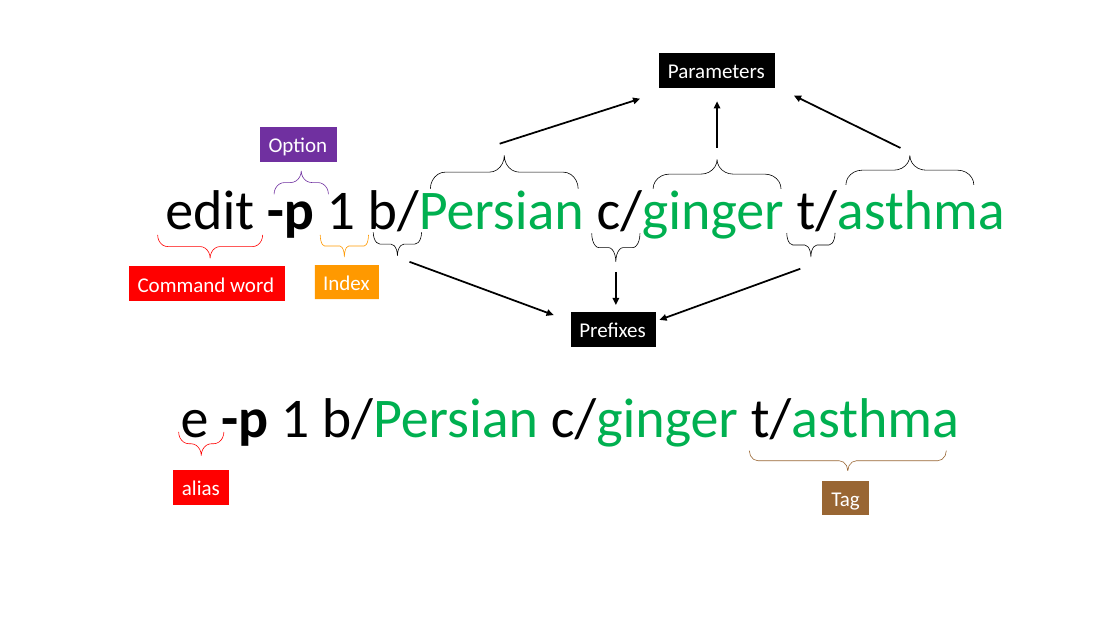
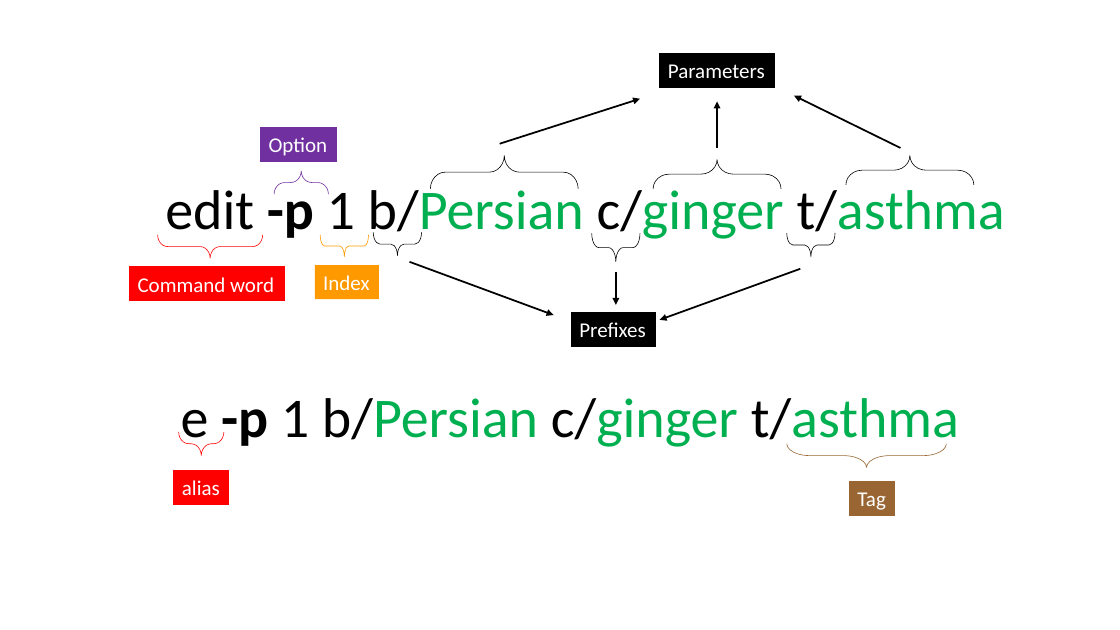
Before and after one commit to nus-cs2103-AY1718S2/addressbook-level4, a slide deck: slide 1 of docs/diagrams/command syntax.pptx. Drawn at 1120x630 pixels with LibreOffice and Linux fonts; fonts in the diff are those of the drawing. Boxes give left, top, right and bottom in pixels: in the first picture for what was removed or moved away, otherwise in the second. Text is boxed around its words. In the diff, an @@ line names an element or a change of style, - is before the commit and + after.

```diff
--- a/docs/diagrams/command syntax.pptx
+++ b/docs/diagrams/command syntax.pptx
@@ left brace: place and size @@
-left brace at box(749, 451, 946, 471)
+left brace at box(786, 444, 946, 467)
@@ left brace at box(786, 444, 946, 467): proportions changed @@
@@ rectangle "Tag": place and size @@
-rectangle "Tag" at box(823, 481, 870, 515)
+rectangle "Tag" at box(849, 481, 896, 515)
```
Also in this commit, not shown: 2 other files.
